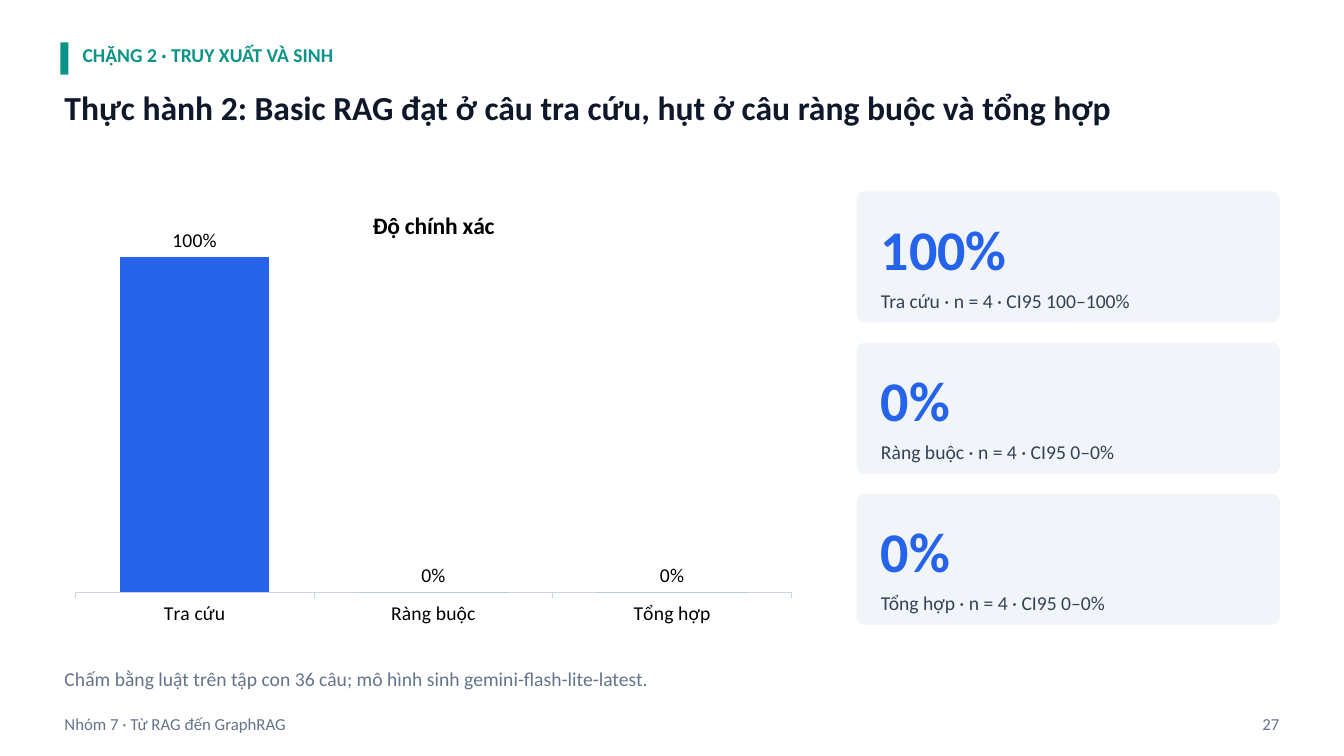
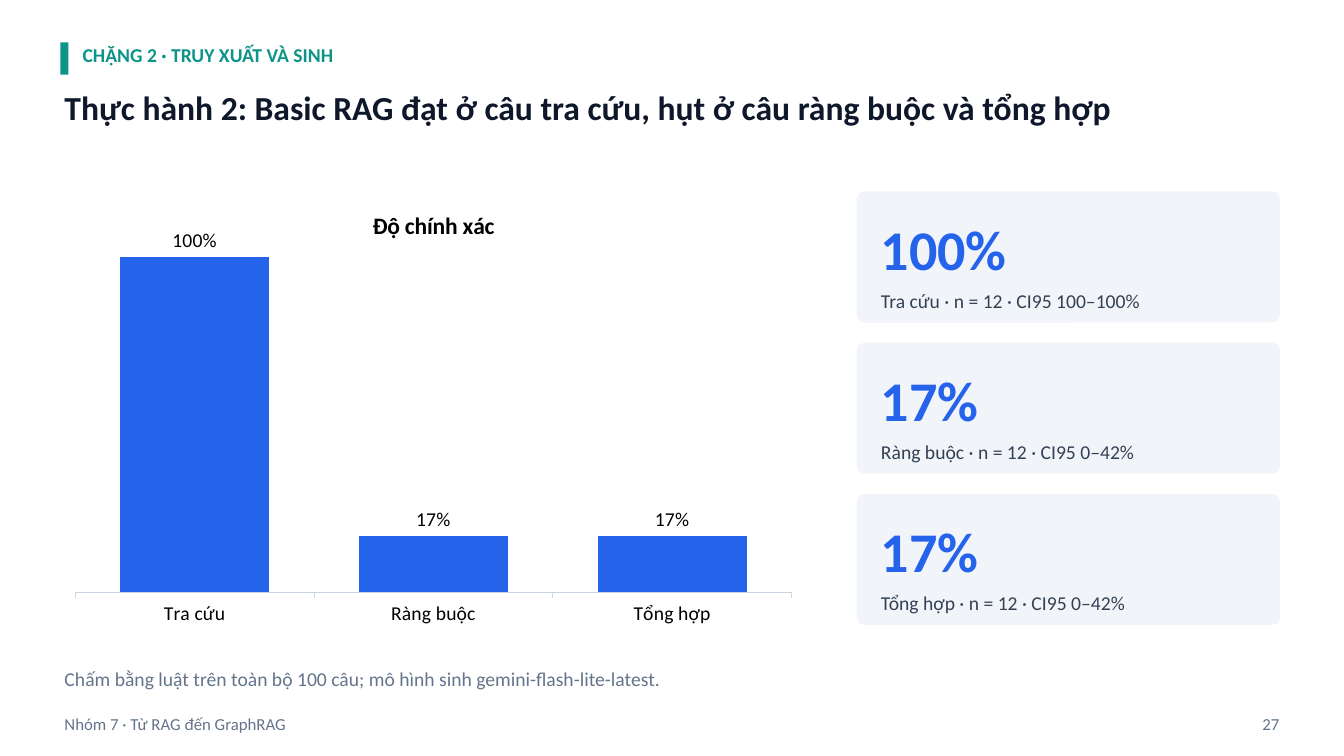
Before and after one commit to ngtukien/Vietnam-Real-Estates, a slide deck: slide 27 of slide/Từ-RAG-đến-GraphRAG-Trợ-lý-hỏi-đáp-thị-trường-bất-động-sản-Việt-Nam-có-lý-thuyết.pptx. Drawn at 1344x756 pixels with LibreOffice and Linux fonts; fonts in the diff are those of the drawing. Boxes give left, top, right and bottom in pixels: in the first picture for what was removed or moved away, otherwise in the second. Text is boxed around its words. In the diff, an @@ line names an element or a change of style, - is before the commit and + after.

```diff
--- a/slide/Từ-RAG-đến-GraphRAG-Trợ-lý-hỏi-đáp-thị-trường-bất-động-sản-Việt-Nam-có-lý-thuyết.pptx
+++ b/slide/Từ-RAG-đến-GraphRAG-Trợ-lý-hỏi-đáp-thị-trường-bất-động-sản-Việt-Nam-có-lý-thuyết.pptx
@@ column chart at [60,192,807,635] @@
@@ Độ chính xác, Ràng buộc: 0 to 0.17 @@
@@ Độ chính xác, Tổng hợp: 0 to 0.17 @@
@@ text at [881,294,1139,308]: text changed @@
-Tra cứu · n = 4 · CI95 100–100%
+Tra cứu · n = 12 · CI95 100–100%
@@ text at [881,382,978,422]: text changed @@
-0%
+17%
@@ text at [881,445,1134,463]: text changed @@
-Ràng buộc · n = 4 · CI95 0–0%
+Ràng buộc · n = 12 · CI95 0–42%
@@ text at [881,533,978,573]: text changed @@
-0%
+17%
@@ text at [881,595,1125,614]: text changed @@
-Tổng hợp · n = 4 · CI95 0–0%
+Tổng hợp · n = 12 · CI95 0–42%
@@ text at [64,670,659,690]: text changed @@
-Chấm bằng luật trên tập con 36 câu; mô hình sinh gemini-flash-lite-latest.
+Chấm bằng luật trên toàn bộ 100 câu; mô hình sinh gemini-flash-lite-latest.
```
Also in this commit, not shown: 20 other slides changed, 1 slide added, 48 other files.
